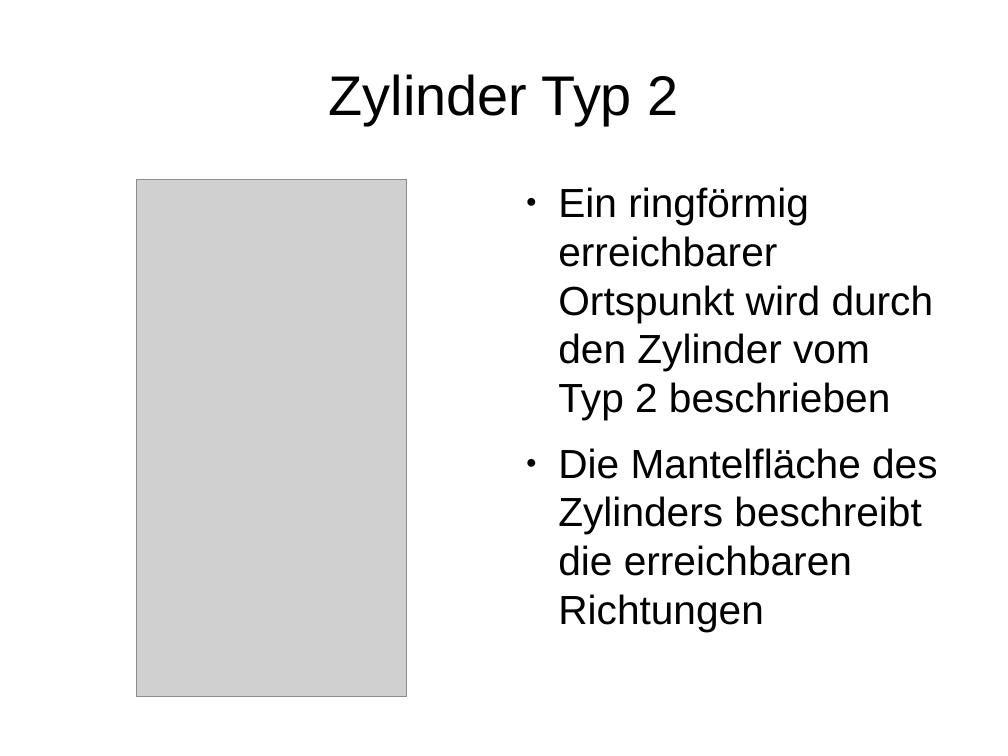
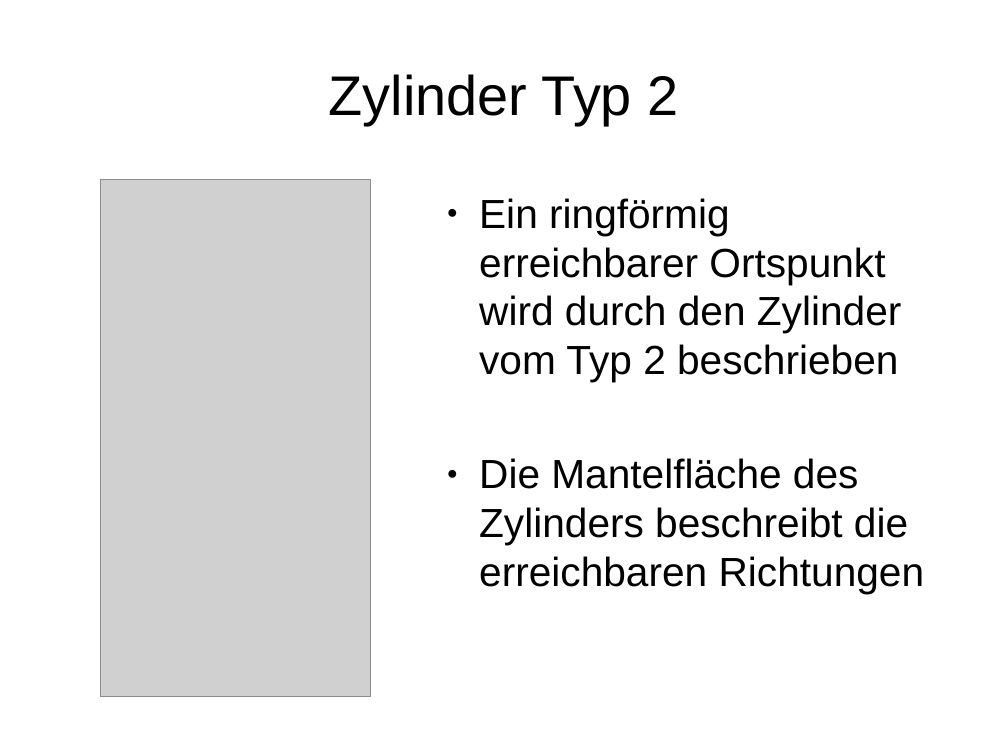
Before and after one commit to JochenKempfle/capability_map, a slide deck: slide 9 of Bachelorarbeit/Präsentation.odp (slide 10 before the commit). Drawn at 1008x756 pixels with LibreOffice and Linux fonts; fonts in the diff are those of the drawing; grey boxes stand for pictures. Boxes give left, top, right and bottom in pixels: in the first picture for what was removed or moved away, otherwise in the second. Text is boxed around its words. In the diff, an @@ line names an element or a change of style, - is before the commit and + after.

```diff
--- a/Bachelorarbeit/Präsentation.odp
+++ b/Bachelorarbeit/Präsentation.odp
@@ picture: place and size @@
-picture at [136,179,407,696]
+picture at [100,179,370,696]
@@ text "Ein ringförmig erreichbarer Ortspunkt wird ..." rewrapped from [558,187,934,420] to [479,198,902,382] @@
@@ text "Die Mantelfläche des Zylinders beschreibt ..." rewrapped from [558,448,938,632] to [479,458,925,594] @@
```
Also in this commit, not shown: 10 other slides changed, 13 slides added, 16 slides removed.
